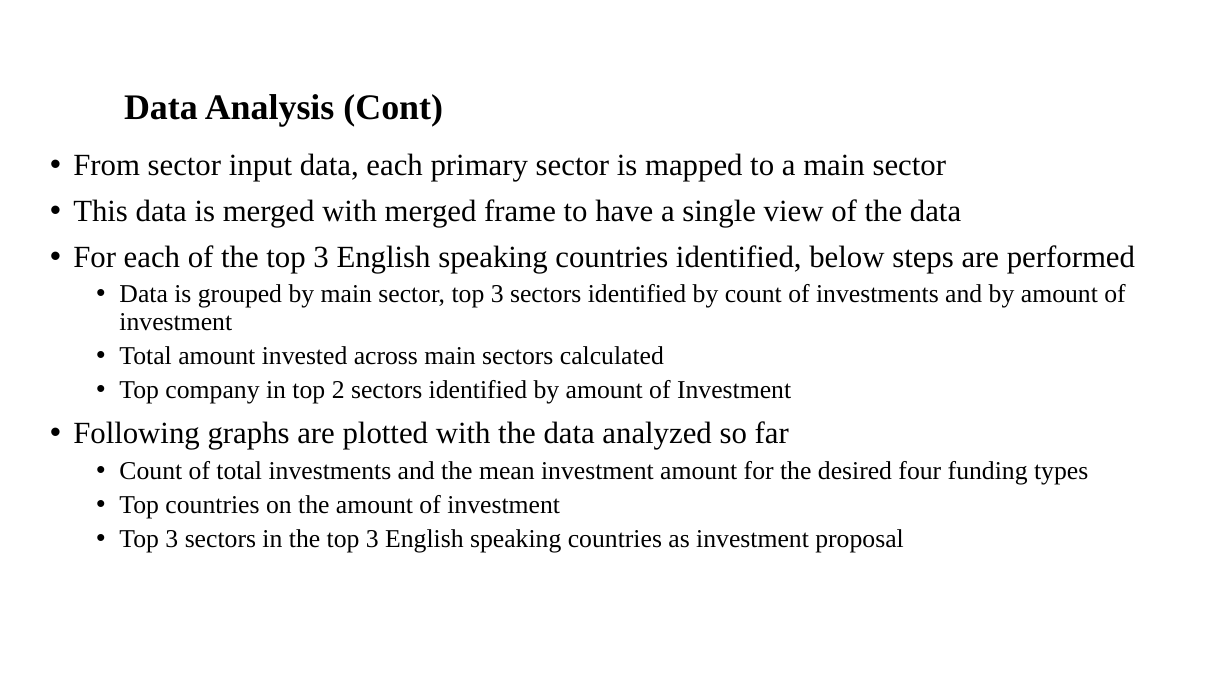
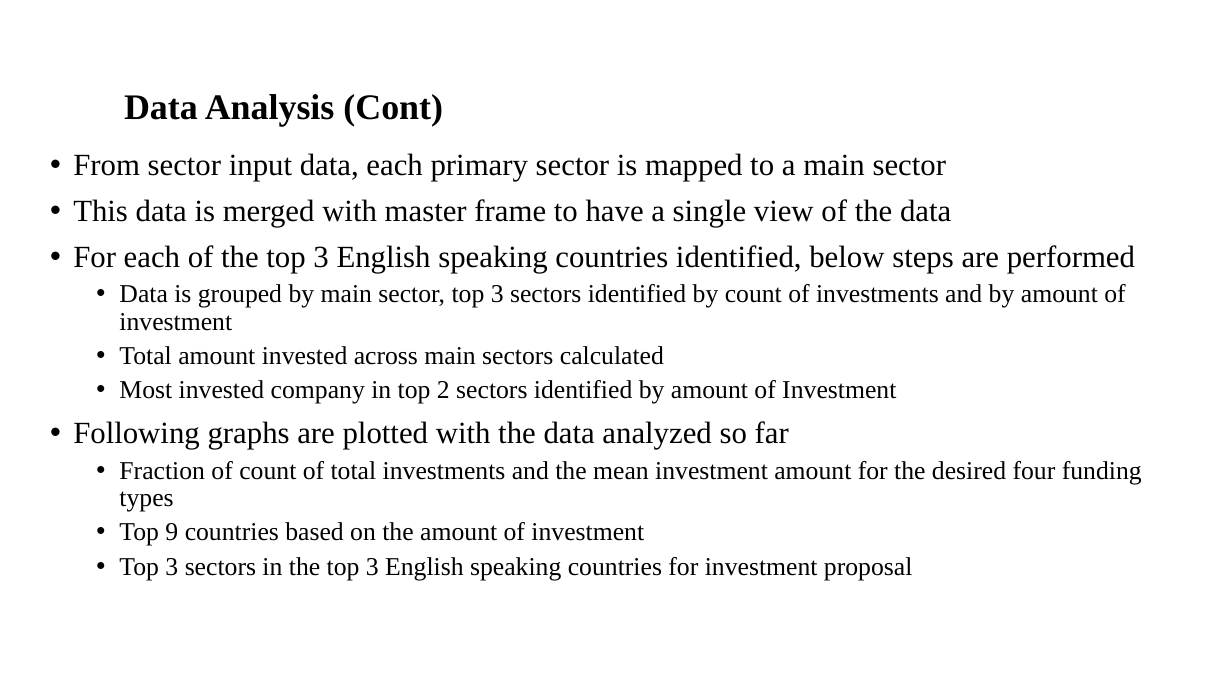
Before and after one commit to sivaswami1885/InvestmentAnalysis, a slide deck: slide 5 of INVEST.pptx. Drawn at 1232x693 pixels with LibreOffice and Linux fonts; fonts in the diff are those of the drawing; background and template pictures are left out. Boxes give left, top, right and bottom in pixels: in the first picture for what was removed or moved away, otherwise in the second. Text is boxed around its words. In the diff, an @@ line names an element or a change of style, - is before the commit and + after.

```diff
--- a/INVEST.pptx
+++ b/INVEST.pptx
@@ text at [73, 199, 951, 227]: text changed @@
-• This data is merged with merged frame to have a single view of the data
+• This data is merged with master frame to have a single view of the data
@@ text at [119, 380, 896, 404]: text changed @@
-  • Top company in top 2 sectors identified by amount of Investment
+  • Most invested company in top 2 sectors identified by amount of Investment
@@ text at [119, 461, 1142, 580]: text changed @@
-  • Count of total investments and the mean investment amount for the desired four funding types
-  • Top countries on the amount of investment
-  • Top 3 sectors in the top 3 English speaking countries as investment proposal
+  • Fraction of count of total investments and the mean investment amount for the desired four funding types
+  • Top 9 countries based on the amount of investment
+  • Top 3 sectors in the top 3 English speaking countries for investment proposal
```
Also in this commit, not shown: 8 other slides changed, 4 other files.
